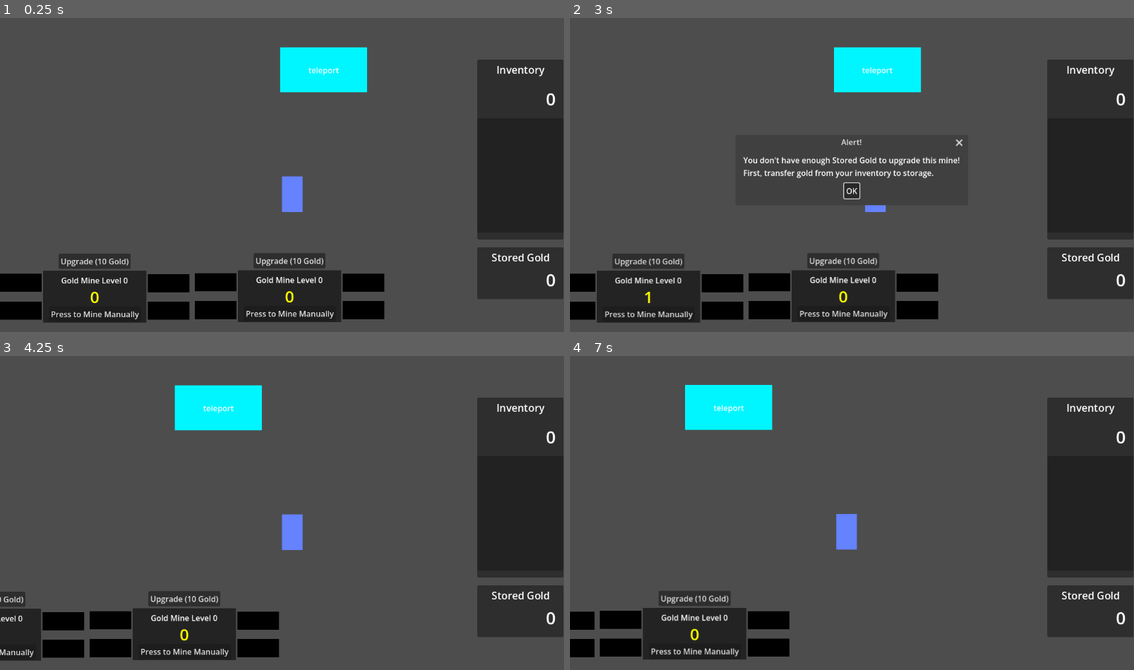
Above: before the commit, frames 1-4 (two rows, left to right).
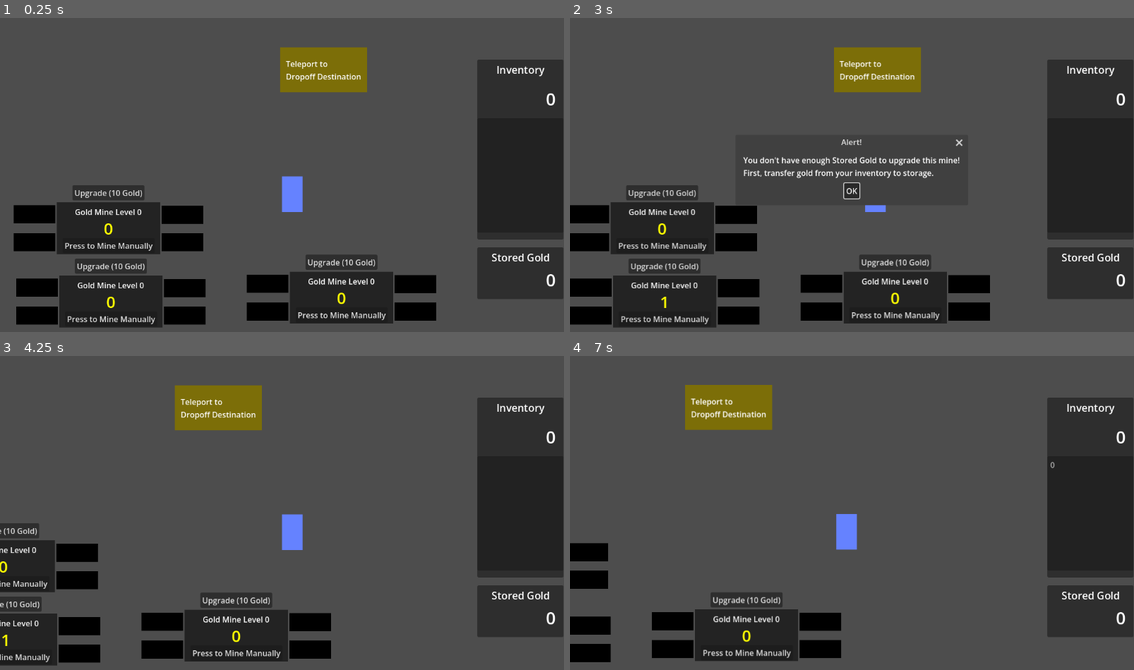
Above: after the commit, the same moments.

Repository: matrndev/gold-game
Game: Godot game, scene res://scenes/empty_scene.tscn
Same seed, same stepped clock (60 frames per second), same inputs: the game is played once before the commit and once after it.
Inputs:
- Up to frame 1 (0.25 s): no input
- Up to frame 2 (3 s): click "Press to Mine Manually" at 0.5 s; click "Upgrade (10 Gold)" at 1.25 s; click "OK" at 2 s; tap Enter at 2.75 s; hold D (move_right) from 2.78 s (still down)
- Up to frame 3 (4.25 s): release D (move_right) at 3.5 s; click "OK" at 3.5 s
- Up to frame 4 (7 s): hold S (move_down) 4.28-5.03 s; hold D (move_right) 5.03-5.78 s; hold W (move_up) 5.78-6.53 s; hold A (move_left) from 6.53 s (still down)

The runs differ from the first frame. In frame 1, 17% of the frame differs, in the area x 0-78%, y 9-99%; in frame 2, 16%; in frame 3, 12%; in frame 4, 9.2%.

Commit message:
improve teleports

Diff:
--- a/scenes/game.tscn
+++ b/scenes/game.tscn
@@ -36,10 +36,7 @@
 shape = SubResource("WorldBoundaryShape2D_uwrxv")
 
 [node name="GoldMine" parent="." unique_id=42676644 instance=ExtResource("2_yqjtg")]
-position = Vector2(88, 518)
-
-[node name="GoldMine2" parent="." unique_id=724581019 instance=ExtResource("2_yqjtg")]
-position = Vector2(486, 517)
+position = Vector2(121, 528)
 
 [node name="Teleport" parent="." unique_id=1789713122 instance=ExtResource("4_lbhrr")]
 position = Vector2(572, 61)
@@ -56,3 +53,9 @@
 offset_bottom = 85.0
 grow_horizontal = 1
 grow_vertical = 1
+
+[node name="GoldMine2" parent="." unique_id=1894555577 instance=ExtResource("2_yqjtg")]
+position = Vector2(592, 520)
+
+[node name="GoldMine3" parent="." unique_id=1678835170 instance=ExtResource("2_yqjtg")]
+position = Vector2(116, 378)
--- a/scenes/teleport.tscn
+++ b/scenes/teleport.tscn
@@ -11,7 +11,7 @@
 [node name="ColorRect" type="ColorRect" parent="." unique_id=486711240]
 offset_right = 178.0
 offset_bottom = 92.0
-color = Color(0, 0.9647059, 1, 1)
+color = Color(0.48705226, 0.4305239, 0.033776812, 1)
 
 [node name="Label" type="Label" parent="ColorRect" unique_id=406510274]
 layout_mode = 1
--- a/scripts/teleport.gd
+++ b/scripts/teleport.gd
@@ -4,10 +4,19 @@
 
 @export var go_to: Locations
 
+func _ready() -> void:
+	match go_to:
+		Locations.DROPOFF_MAZE:
+			$ColorRect/Label.text = "Teleport to\nDropoff Destination"
+		Locations.MINING_FACILITY:
+			$ColorRect/Label.text = "Teleport to\nMining Facility"
+
 func _on_body_entered(body: Node2D) -> void:
 	if body.name == "Player":
 		match go_to:
 			Locations.DROPOFF_MAZE:
+				$ColorRect/Label.text = "Teleport to Dropoff Destination"
 				SceneManager.go_to("res://scenes/dropoff_maze.tscn")
 			Locations.MINING_FACILITY:
+				$ColorRect/Label.text = "Teleport to Mining Facility"
 				SceneManager.go_to("res://scenes/game.tscn")
